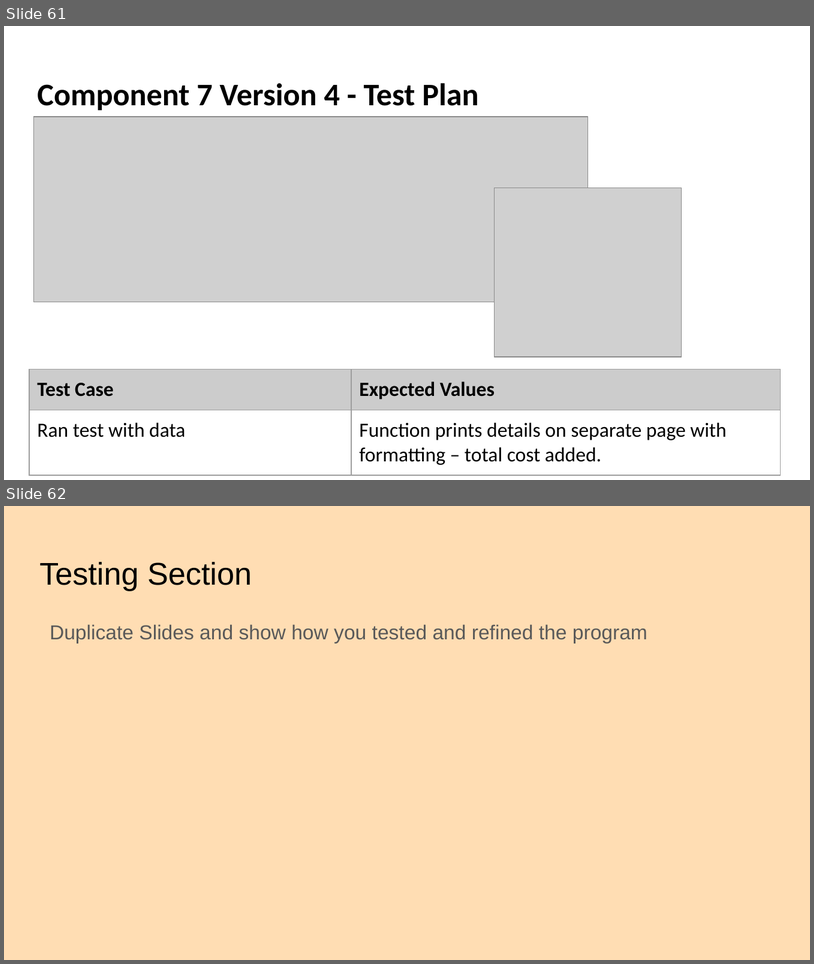
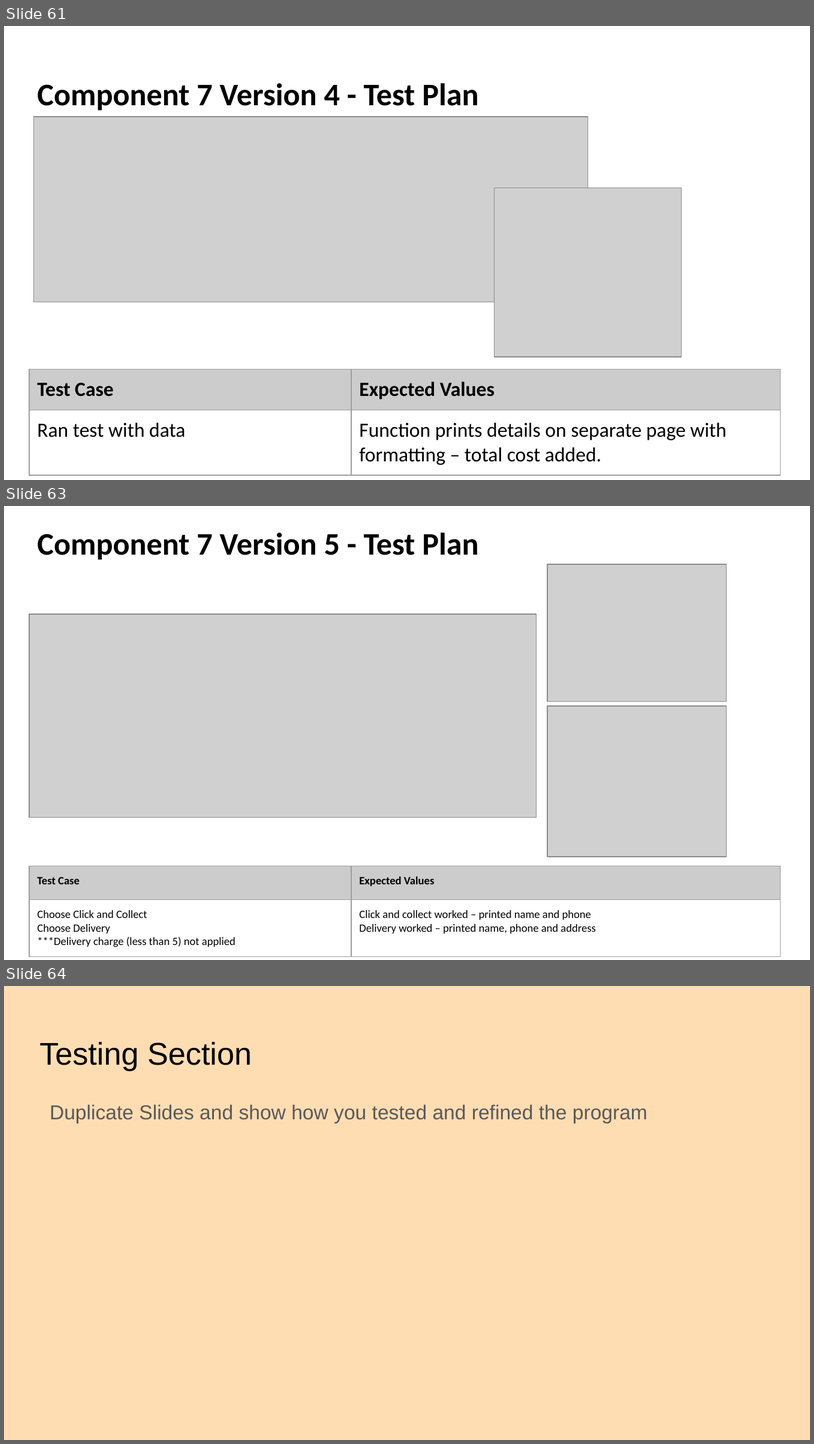
Before and after one commit to danettp/ds_nuts_bot, a slide deck: Danett Pepito - 000_91896 _ 91897 Documentation - 2150400 (Git).pptx. Shown one above the other, each under a label of ours: slides 61 and 62 before the commit, slides 61, 63 and 64 after it; the slides between them are not shown. The pictures are 814x964 and 814x1444 pixels, drawn with LibreOffice and Linux fonts; fonts in the diff are those of the drawing; grey boxes stand for pictures; background and template pictures are left out. Boxes give left, top, right and bottom in pixels: in the first picture for what was removed or moved away, otherwise in the second. Text is boxed around its words. In the diff, an @@ line names an element or a change of style, - is before the commit and + after.

```diff
--- a/Danett Pepito - 000_91896 _ 91897 Documentation - 2150400 (Git).pptx
+++ b/Danett Pepito - 000_91896 _ 91897 Documentation - 2150400 (Git).pptx
@@ slide 63 added at [4, 506, 810, 960], background picture (left out) @@
@@ title added at [37, 532, 479, 560], 28 pt, text #000000, bold @@
+Component 7 Version 5 - Test Plan
@@ picture added at [548, 564, 726, 701] @@
@@ picture added at [29, 614, 536, 817] @@
@@ picture added at [548, 706, 726, 857] @@
@@ table added at [29, 865, 780, 956], 2 rows, 2 columns @@
+Test Case | Expected Values
+Choose Click and Collect / Choose Delivery / ***Delivery charge (less than 5) not applied | Click and collect worked – printed name and phone / Delivery worked – printed name, phone and address
@@ what was slide 62 is now slide 64 @@
```
Also in this commit, not shown: 1 other slide added, 1 other file.
